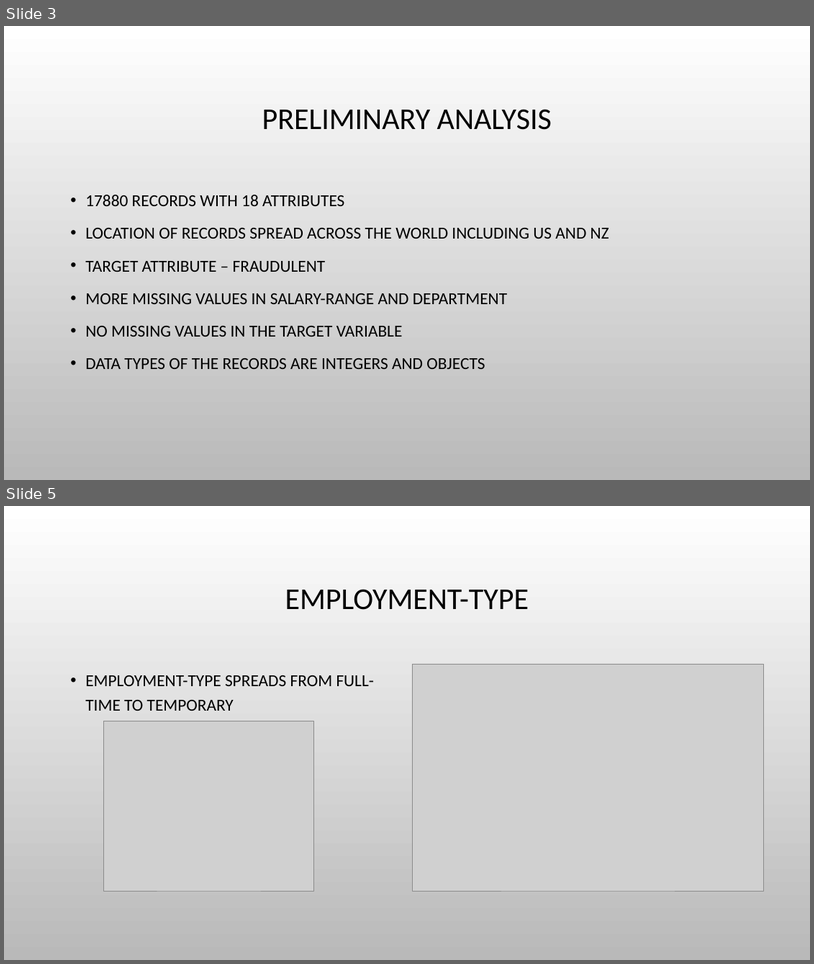
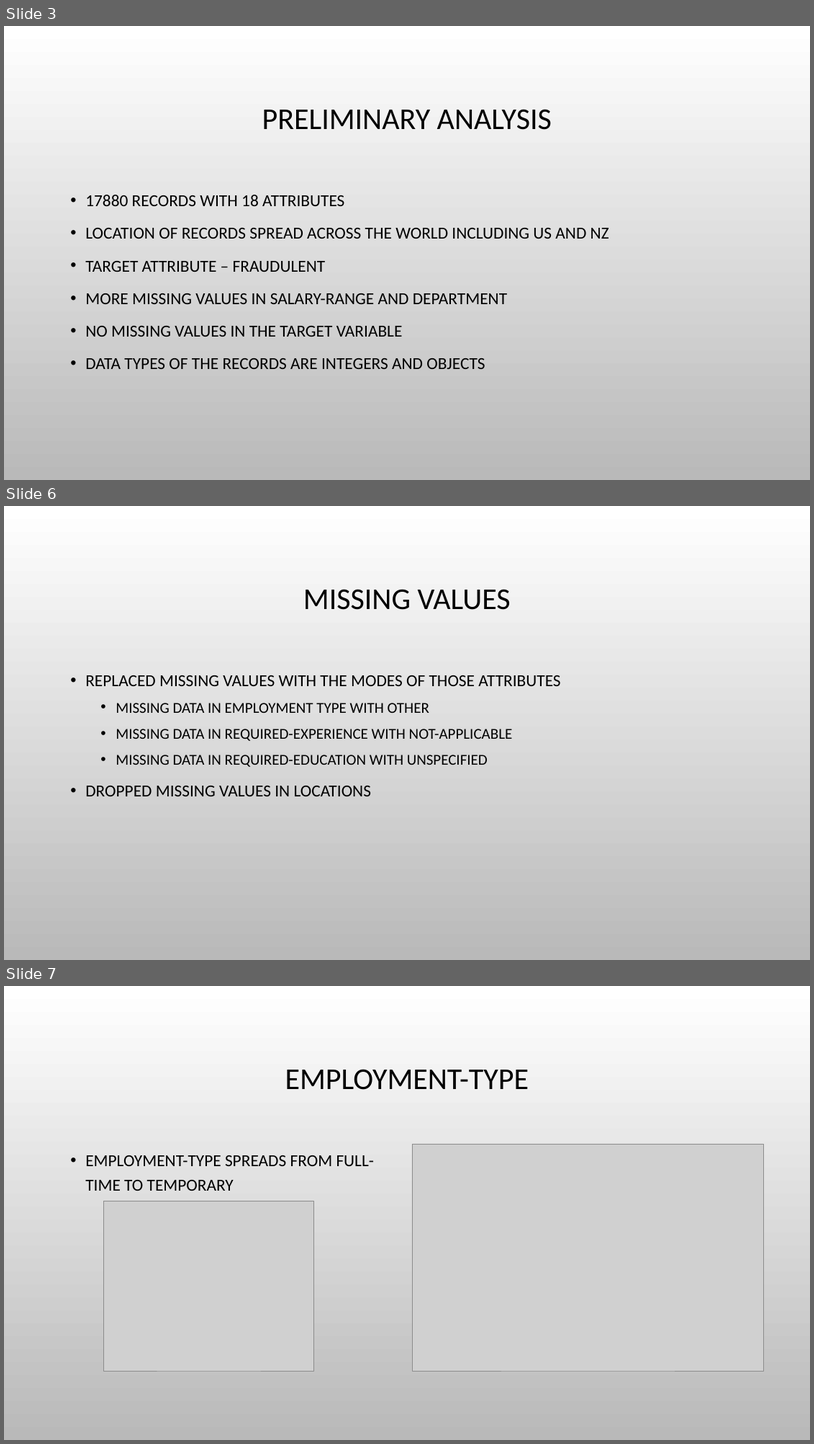
Before and after one commit to hjyoon16/Fake_Job_Post_Classification, a slide deck: 502projectPresentation.pptx. Shown one above the other, each under a label of ours: slides 3 and 5 before the commit, slides 3, 6 and 7 after it; the slides between them are not shown. The pictures are 814x964 and 814x1444 pixels, drawn with LibreOffice and Linux fonts; fonts in the diff are those of the drawing; grey boxes stand for pictures; background and template pictures are left out. Boxes give left, top, right and bottom in pixels: in the first picture for what was removed or moved away, otherwise in the second. Text is boxed around its words. In the diff, an @@ line names an element or a change of style, - is before the commit and + after.

```diff
--- a/502projectPresentation.pptx
+++ b/502projectPresentation.pptx
@@ slide 6 added at [4,506,810,960], background picture (left out) @@
@@ title added at [304,589,511,610], 36 pt, text #000000 @@
+MISSING VALUES
@@ text added at [85,675,561,796], 18 pt, text #000000 @@
+• REPLACED MISSING VALUES WITH THE MODES OF THOSE ATTRIBUTES
+  • MISSING DATA IN EMPLOYMENT TYPE WITH OTHER
+  • MISSING DATA IN REQUIRED-EXPERIENCE WITH NOT-APPLICABLE
+  • MISSING DATA IN REQUIRED-EDUCATION WITH UNSPECIFIED
+• DROPPED MISSING VALUES IN LOCATIONS
@@ what was slide 5 is now slide 7 @@
```
Also in this commit, not shown: 2 slides changed, 4 other slides added.
